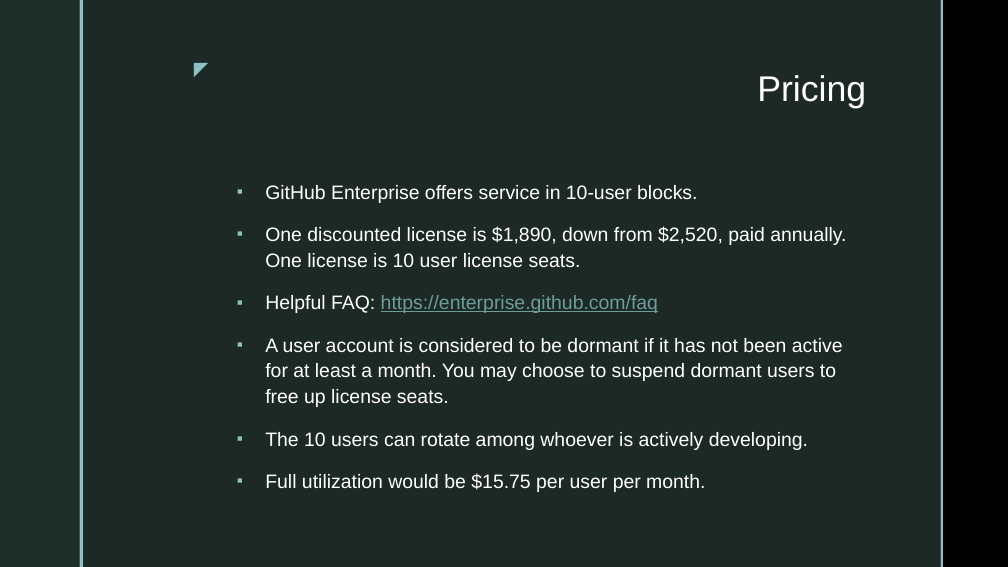
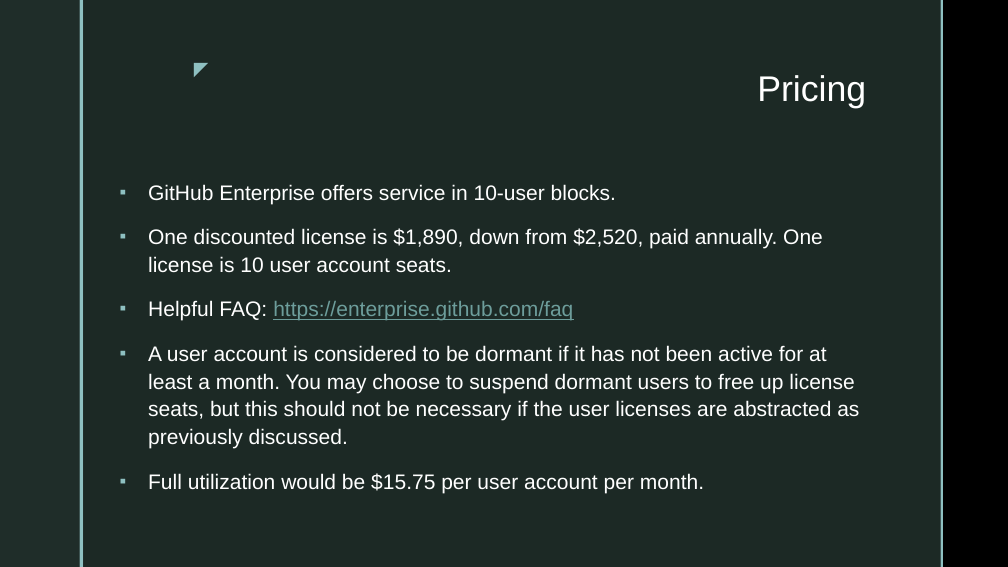
Before and after one commit to OpenResearchInstitute/documents, a slide deck: slide 8 of Papers_Articles_Presentations/Slide_Presentations/20171208_GitHubEnterpriseProposal.pptx (slide 7 before the commit). Drawn at 1008x567 pixels with LibreOffice and Linux fonts; fonts in the diff are those of the drawing; background and template pictures are left out. Boxes give left, top, right and bottom in pixels: in the first picture for what was removed or moved away, otherwise in the second. Text is boxed around its words. In the diff, an @@ line names an element or a change of style, - is before the commit and + after.

Commit message:
updated GitHub Enterprise proposal
Not for us, but to help payload teams at AMSAT.

```diff
--- a/Papers_Articles_Presentations/Slide_Presentations/20171208_GitHubEnterpriseProposal.pptx
+++ b/Papers_Articles_Presentations/Slide_Presentations/20171208_GitHubEnterpriseProposal.pptx
@@ text "GitHub Enterprise offers service in ...": place and size @@
-text "GitHub Enterprise offers service in ..." at (265,185,846,492)
+text "GitHub Enterprise offers service in ..." at (148,184,859,493)
@@ text at (148,184,616,321): size 18.5 to 20 pt in "GitHub Enterprise offers service in 10-user blocks.", "Helpful FAQ: https://enterprise.github.com/faq" @@
@@ text at (148,228,823,272): text changed; size 18.5 to 20 pt @@
-▪ One discounted license is $1,890, down from $2,520, paid annually. One license is 10 user license seats.
+▪ One discounted license is $1,890, down from $2,520, paid annually. One license is 10 user account seats.
@@ text at (148,345,859,493): text changed; size 18.5 to 20 pt @@
-▪ A user account is considered to be dormant if it has not been active for at least a month. You may choose to suspend dormant users to free up license seats.
-▪ The 10 users can rotate among whoever is actively developing.
-▪ Full utilization would be $15.75 per user per month.
+▪ A user account is considered to be dormant if it has not been active for at least a month. You may choose to suspend dormant users to free up license seats, but this should not be necessary if the user licenses are abstracted as previously discussed.
+▪ Full utilization would be $15.75 per user account per month.
```
Also in this commit, not shown: 5 other slides changed, 2 slides added, 2 other files.
